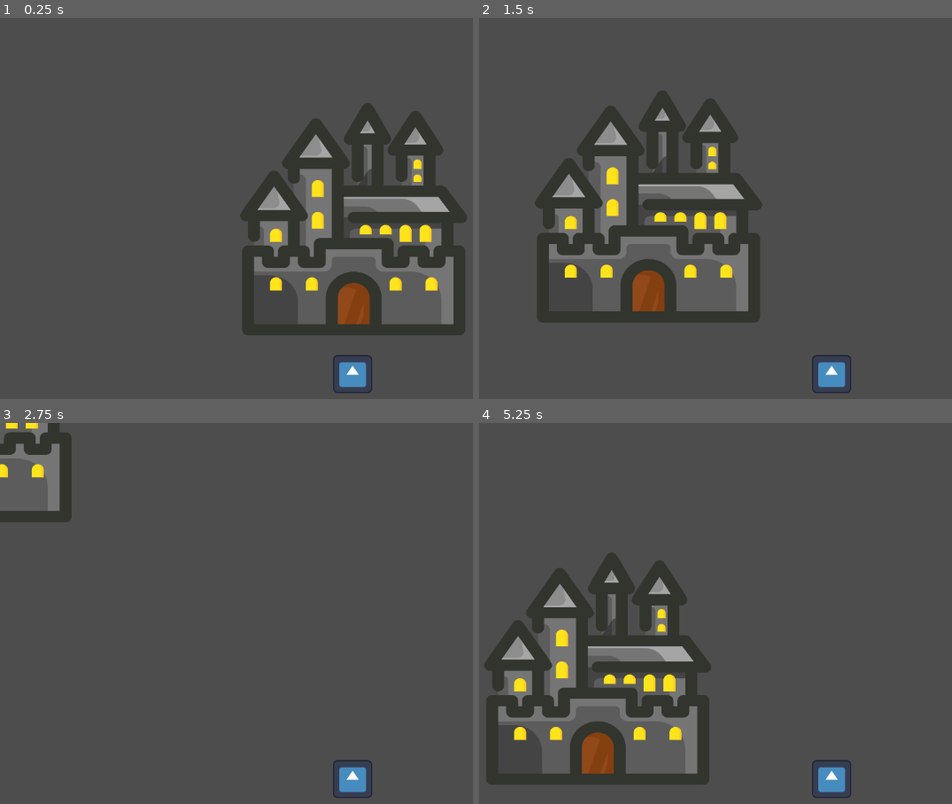
Above: before the commit, frames 1-4 (two rows, left to right).
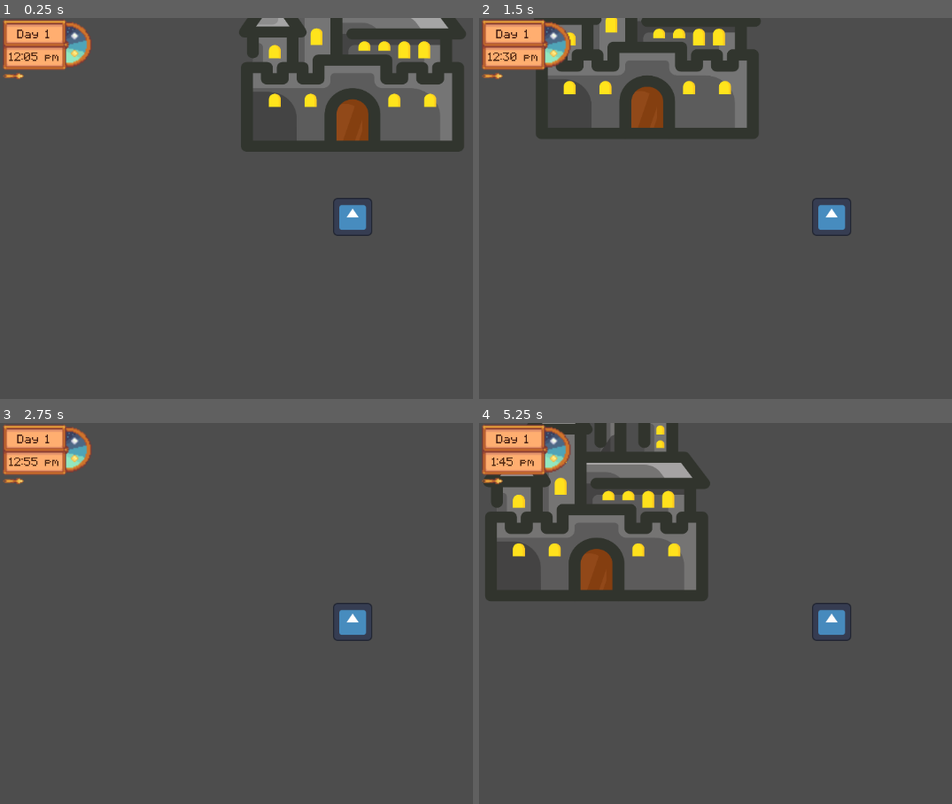
Above: after the commit, the same moments.

Repository: Theodenlll7/Orbital-deployment
Game: Godot game, scene res://World/world.tscn
Two runs of this game, one before a commit and one after it. Both use one fixed random seed, a clock stepped at 60 frames per second and the inputs below. The engine's default icon, where the game draws it, is replaced by a stand-in: a white triangle on a blue panel in a dark square.
Inputs:
- Up to frame 1 (0.25 s): no input
- Up to frame 2 (1.5 s): hold D (move_right) 0.53-1.28 s; hold S (move_down) from 1.28 s (still down)
- Up to frame 3 (2.75 s): release S (move_down) at 2.03 s; hold D (move_right) from 2.03 s (still down)
- Up to frame 4 (5.25 s): release D (move_right) at 2.78 s; hold W (move_up) 2.78-3.53 s; hold A (move_left) 3.53-5.03 s; tap Enter at 4.25 s; hold S (move_down) from 5.03 s (still down)

The runs differ from the first frame. In frame 1, 29% of the frame differs, in the area x 0-99%, y 0-99%; in frame 2, 27%; in frame 3, 4.3%; in frame 4, 31%, in the area x 0-79%, y 0-99%.

Commit message:
Done with a day and night cycle

Diff:
--- a/Apex_Survival_2D/Character/Movement/movement.tscn
+++ b/Apex_Survival_2D/Character/Movement/movement.tscn
@@ -1,7 +1,10 @@
-[gd_scene load_steps=4 format=3 uid="uid://ca6wvyqc106cg"]
+[gd_scene load_steps=7 format=3 uid="uid://ca6wvyqc106cg"]
 
 [ext_resource type="Script" path="res://Character/MainCharacter2D.gd" id="1_feldl"]
 [ext_resource type="Texture2D" uid="uid://ccoe78uc8jt31" path="res://Character/Icons/icon.svg" id="2_can6x"]
+[ext_resource type="PackedScene" uid="uid://ojq878xsw3xy" path="res://GameManager/DayAndNightCycle/day_night_cycle_ui.tscn" id="3_178o2"]
+[ext_resource type="Script" path="res://GameManager/DayAndNightCycle/Scripts/daynightcycle_connect.gd" id="3_bimrk"]
+[ext_resource type="PackedScene" uid="uid://m5nmmnnc8ejh" path="res://GameManager/DayAndNightCycle/sky.tscn" id="4_gjggf"]
 
 [sub_resource type="RectangleShape2D" id="RectangleShape2D_4p80h"]
 size = Vector2(58, 57)
@@ -10,12 +13,25 @@
 script = ExtResource("1_feldl")
 
 [node name="Sprite2D" type="Sprite2D" parent="."]
-position = Vector2(-2, 256)
+position = Vector2(-2, 0)
 scale = Vector2(0.5, 0.484375)
 texture = ExtResource("2_can6x")
 
 [node name="CollisionShape2D" type="CollisionShape2D" parent="."]
-position = Vector2(-2, 255.5)
+position = Vector2(-2, -0.5)
 shape = SubResource("RectangleShape2D_4p80h")
 
 [node name="Camera2D" type="Camera2D" parent="."]
+
+[node name="Night_Day" type="Node2D" parent="."]
+script = ExtResource("3_bimrk")
+
+[node name="CanvasLayer" type="CanvasLayer" parent="Night_Day"]
+
+[node name="DayNightCycleUI" parent="Night_Day/CanvasLayer" instance=ExtResource("3_178o2")]
+offset_left = 3.0
+offset_top = 1.0
+offset_right = 254.0
+offset_bottom = 1.0
+
+[node name="Sky" parent="Night_Day" instance=ExtResource("4_gjggf")]
--- /dev/null
+++ b/Apex_Survival_2D/GameManager/DayAndNightCycle/Images/daynightcycle-gradient-texture.tres
@@ -0,0 +1,10 @@
+[gd_resource type="GradientTexture1D" load_steps=2 format=3 uid="uid://bkpc1kjm4t2xn"]
+
+[sub_resource type="Gradient" id="Gradient_faefq"]
+interpolation_mode = 2
+offsets = PackedFloat32Array(0, 0.208301, 0.379708, 0.5196, 0.599539, 0.678709, 1)
+colors = PackedColorArray(0.169088, 0.18037, 0.333017, 1, 0.215204, 0.199866, 0.394424, 1, 0.428431, 0.193332, 0.564388, 1, 0.953258, 0.459474, 0.668641, 1, 1, 0.594559, 0.609267, 1, 1.00198, 0.870214, 0.866891, 1, 1, 1, 1, 1)
+
+[resource]
+gradient = SubResource("Gradient_faefq")
+width = 2048
--- /dev/null
+++ b/Apex_Survival_2D/GameManager/DayAndNightCycle/Scripts/DayAndNightcycle.gd
@@ -0,0 +1,46 @@
+extends CanvasModulate
+
+const MINUTES_PER_DAY = 1440
+const MINUTES_PER_HOUR = 60
+const INGAME_TO_REAL_MINUTE_DURATION = (2 * PI) / MINUTES_PER_DAY
+
+signal time_tick(day:int, hour:int, minute:int)
+
+@export var gradient_texture:GradientTexture1D
+@export var INGAME_SPEED = 20.0
+@export var INITIAL_HOUR = 12:
+	set(h):
+		INITIAL_HOUR = h
+		time = INGAME_TO_REAL_MINUTE_DURATION * MINUTES_PER_HOUR * INITIAL_HOUR
+
+
+var time:float= 0.0
+var past_minute:int= -1
+
+
+func _ready() -> void:
+	time = INGAME_TO_REAL_MINUTE_DURATION * MINUTES_PER_HOUR * INITIAL_HOUR
+
+
+func _process(delta: float) -> void:
+	time += delta * INGAME_TO_REAL_MINUTE_DURATION * INGAME_SPEED
+
+	var value = (sin(time - PI / 2.0) + 1.0) / 2.0
+	self.color = gradient_texture.gradient.sample(value)
+
+	_recalculate_time()
+
+
+func _recalculate_time() -> void:
+	var total_minutes = int(time / INGAME_TO_REAL_MINUTE_DURATION)
+
+	var day = int(total_minutes / MINUTES_PER_DAY)
+
+	var current_day_minutes = total_minutes % MINUTES_PER_DAY
+
+	var hour = int(current_day_minutes / MINUTES_PER_HOUR)
+	var minute = int(current_day_minutes % MINUTES_PER_HOUR)
+
+	if past_minute != minute:
+		past_minute = minute
+		time_tick.emit(day, hour, minute)
--- /dev/null
+++ b/Apex_Survival_2D/GameManager/DayAndNightCycle/Scripts/daynightcycle.gd
@@ -0,0 +1,45 @@
+extends Control
+
+@onready var day_label_background: Label = %DayLabelBackground
+@onready var day_label: Label = %DayLabelBackground
+@onready var time_label_background: Label = %TimeLabelBackground
+@onready var time_label: Label = %TimeLabelBackground
+@onready var arrow: TextureRect = %Arrow
+
+
+func set_daytime(day: int, hour: int, minute: int) -> void:
+	day_label.text = "Day " + str(day + 1)
+	day_label_background.text = day_label.text
+
+	time_label.text = _amfm_hour(hour) + ":" + _minute(minute) + " " + _am_pm(hour)
+	time_label_background.text = time_label.text
+
+	if hour <= 12:
+		arrow.rotation_degrees = _remap_rangef(hour, 0, 12, -90, 90)
+	else:
+		arrow.rotation_degrees = _remap_rangef(hour, 13, 23, 90, -90)
+
+
+func _amfm_hour(hour:int) -> String:
+	if hour == 0:
+		return str(12)
+	if hour > 12:
+		return str(hour - 12)
+	return str(hour)
+
+
+func _minute(minute:int) -> String:
+	if minute < 10:
+		return "0" + str(minute)
+	return str(minute)
+
+
+func _am_pm(hour:int) -> String:
+	if hour < 12:
+		return "am"
+	else:
+		return "pm"
+
+
+func _remap_rangef(input:float, minInput:float, maxInput:float, minOutput:float, maxOutput:float):
+	return float(input - minInput) / float(maxInput - minInput) * float(maxOutput - minOutput) + minOutput
--- /dev/null
+++ b/Apex_Survival_2D/GameManager/DayAndNightCycle/Scripts/daynightcycle_connect.gd
@@ -0,0 +1,12 @@
+extends Node2D
+
+@onready var canvas_layer = $CanvasLayer
+@onready var canvas_modulate = $Sky
+@onready var ui = $CanvasLayer/DayNightCycleUI
+#@onready var sound_machine = $SoundMachine
+
+
+func _ready() -> void:
+	canvas_layer.visible = true
+	canvas_modulate.time_tick.connect(ui.set_daytime)
+	#canvas_modulate.time_tick.connect(sound_machine.set_daytime)
--- /dev/null
+++ b/Apex_Survival_2D/GameManager/DayAndNightCycle/day_night_cycle_ui.tscn
@@ -0,0 +1,70 @@
+[gd_scene load_steps=4 format=3 uid="uid://ojq878xsw3xy"]
+
+[ext_resource type="Script" path="res://GameManager/DayAndNightCycle/Scripts/daynightcycle.gd" id="1_l2fc1"]
+[ext_resource type="Texture2D" uid="uid://dpydxaes0rb46" path="res://GameManager/DayAndNightCycle/Images/daynightcycle-ui.png" id="2_m2vo0"]
+[ext_resource type="FontFile" uid="uid://dkg32o3qfh2n7" path="res://Assets/Fonts/pixelmix.ttf" id="3_xqb7v"]
+
+[node name="DayNightCycleUI" type="Control"]
+layout_mode = 3
+anchors_preset = 15
+anchor_right = 1.0
+anchor_bottom = 1.0
+offset_left = -562.0
+offset_top = -296.0
+offset_right = -535.0
+offset_bottom = -283.0
+grow_horizontal = 2
+grow_vertical = 2
+script = ExtResource("1_l2fc1")
+
+[node name="TextureRect" type="TextureRect" parent="."]
+layout_mode = 0
+offset_right = 148.0
+offset_bottom = 104.0
+texture = ExtResource("2_m2vo0")
+
+[node name="CenterContainerDay" type="CenterContainer" parent="."]
+layout_mode = 0
+offset_left = 6.0
+offset_top = 4.0
+offset_right = 99.0
+offset_bottom = 44.0
+
+[node name="DayLabelBackground" type="Label" parent="CenterContainerDay"]
+unique_name_in_owner = true
+layout_mode = 2
+theme_override_colors/font_color = Color(0.270285, 0.120243, 0.0743093, 1)
+theme_override_fonts/font = ExtResource("3_xqb7v")
+
+[node name="DayLabel" type="Label" parent="CenterContainerDay/DayLabelBackground"]
+unique_name_in_owner = true
+layout_mode = 0
+offset_left = 12.0
+offset_top = 7.0
+offset_right = 52.0
+offset_bottom = 38.0
+
+[node name="CenterContainerTime" type="CenterContainer" parent="."]
+layout_mode = 0
+offset_left = 7.0
+offset_top = 41.0
+offset_right = 99.0
+offset_bottom = 81.0
+
+[node name="TimeLabelBackground" type="Label" parent="CenterContainerTime"]
+unique_name_in_owner = true
+layout_mode = 2
+theme_override_colors/font_color = Color(0.309331, 0.160667, 0.0767606, 1)
+theme_override_fonts/font = ExtResource("3_xqb7v")
+
+[node name="TimeLabel" type="Label" parent="CenterContainerTime/TimeLabelBackground"]
+unique_name_in_owner = true
+layout_mode = 0
+offset_left = -17.0
+offset_top = 13.0
+offset_right = 23.0
+offset_bottom = 36.0
+
+[node name="Arrow" type="TextureRect" parent="CenterContainerTime"]
+unique_name_in_owner = true
+layout_mode = 2
--- /dev/null
+++ b/Apex_Survival_2D/GameManager/DayAndNightCycle/sky.tscn
@@ -0,0 +1,9 @@
+[gd_scene load_steps=3 format=3 uid="uid://m5nmmnnc8ejh"]
+
+[ext_resource type="Script" path="res://GameManager/DayAndNightCycle/Scripts/DayAndNightcycle.gd" id="1_sxav0"]
+[ext_resource type="Texture2D" uid="uid://bkpc1kjm4t2xn" path="res://GameManager/DayAndNightCycle/Images/daynightcycle-gradient-texture.tres" id="2_cm7q0"]
+
+[node name="Sky" type="CanvasModulate"]
+color = Color(0.207963, 0.223215, 0.665254, 1)
+script = ExtResource("1_sxav0")
+gradient_texture = ExtResource("2_cm7q0")
--- a/Apex_Survival_2D/MainHouse/main_house.tscn
+++ b/Apex_Survival_2D/MainHouse/main_house.tscn
@@ -6,6 +6,7 @@
 size = Vector2(682.41, 765.128)
 
 [node name="MainHouse" type="Node2D"]
+position = Vector2(-2, -299)
 
 [node name="Sprite2D" type="Sprite2D" parent="."]
 position = Vector2(2.99998, 7.00002)
Binary file added: Apex_Survival_2D/Assets/Fonts/pixelmix.ttf
Not shown, added: Apex_Survival_2D/Assets/Fonts/pixelmix.ttf.import
Not shown, added: Apex_Survival_2D/Assets/pixelmix.ttf.import
Binary file added: Apex_Survival_2D/GameManager/DayAndNightCycle/Images/daynightcycle-ui.png
Not shown, added: Apex_Survival_2D/GameManager/DayAndNightCycle/Images/daynightcycle-ui.png.import
Binary file added: Apex_Survival_2D/GameManager/DayAndNightCycle/day-night-cycle-ui.aseprite
Not shown, added: Apex_Survival_2D/GameManager/DayAndNightCycle/day8212.tmp
Not shown, added: Apex_Survival_2D/GameManager/DayAndNightCycle/day9A8B.tmp
Not shown, added: Apex_Survival_2D/GameManager/DayAndNightCycle/dayC4A6.tmp
Not shown, added: Apex_Survival_2D/GameManager/DayAndNightCycle/dayEE6D.tmp
